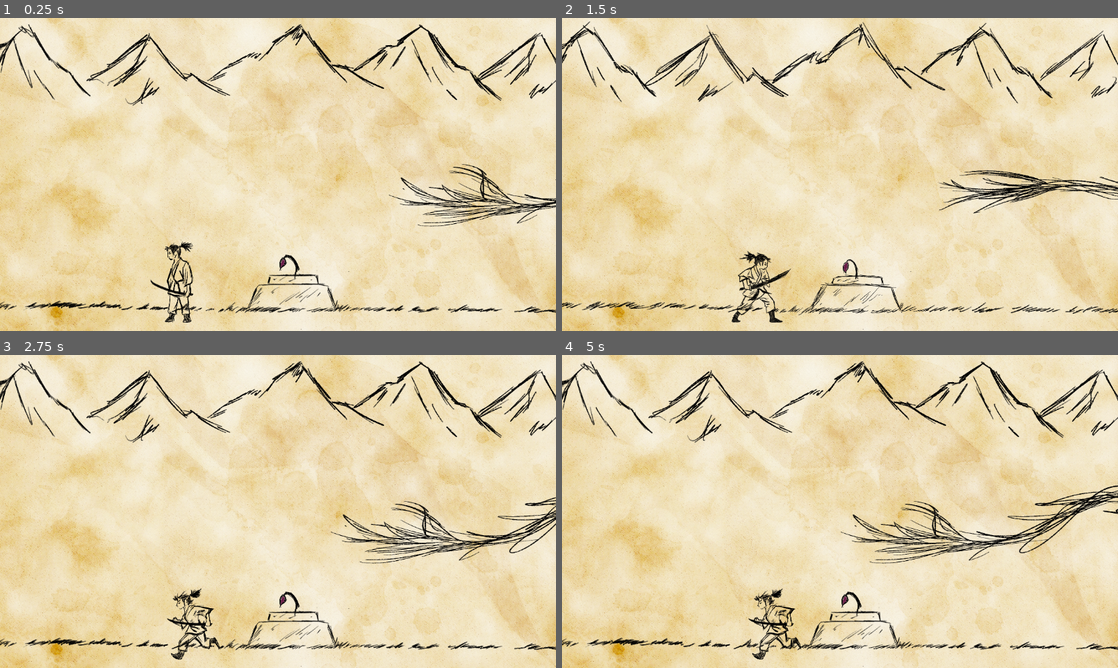
Above: before the commit, frames 1-4 (two rows, left to right).
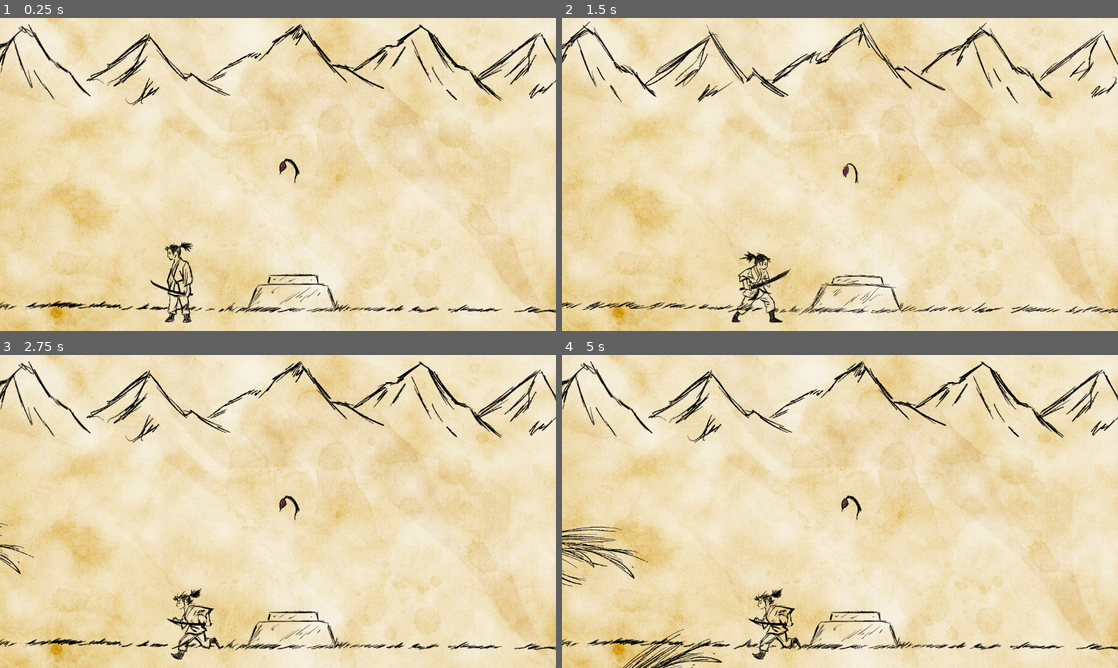
Above: after the commit, the same moments.

Repository: fabio98p/Godot_GuardianOfSpring
Game: Godot game, scene res://Level/level.tscn
Same seed, same stepped clock (60 frames per second), same inputs: the game is played once before the commit and once after it. This scene is started directly instead of the project's main scene. The engine's default icon, where the game draws it, is replaced by a stand-in: a white triangle on a blue panel in a dark square. Sound files missing from this copy of the repository are replaced by a short silence.
Inputs (mouse positions are in pixels of both pictures, inside the frame that each line leads up to):
- Up to frame 1 (0.25 s): no input
- Up to frame 2 (1.5 s): move the mouse to (962, 158) at 0.52 s; press the mouse at (962, 158) at 0.53 s; hold D (Right) from 0.53 s (still down); tap W (Jump) at 0.77 s; move the mouse to (728, 190) at 1.27 s; release the mouse at (728, 190) at 1.28 s; click (728, 190) at 1.35 s
- Up to frame 3 (2.75 s): tap W (Jump) at 1.52 s; move the mouse to (333, 442) at 2.02 s; release D (Right) at 2.03 s; press the mouse at (333, 442) at 2.03 s; hold A (Left) from 2.03 s (still down)
- Up to frame 4 (5 s): move the mouse to (812, 574) at 2.77 s; release A (Left) at 2.78 s; release the mouse at (812, 574) at 2.78 s; hold D (Right) 2.78-4.28 s; click (812, 574) at 2.85 s; tap W (Jump) at 3.02, 3.77, 4.52 s; move the mouse to (1006, 558) at 3.52 s; press the mouse at (1006, 558) at 3.53 s; move the mouse to (673, 464) at 4.27 s; release the mouse at (673, 464) at 4.28 s; hold A (Left) from 4.28 s (still down); click (673, 464) at 4.35 s

The runs differ from the first frame. In frame 1, 1.6% of the frame differs, in the area x 50-100%, y 44-100%; in frame 2, 1.4%; in frame 3, 2.3%; in frame 4, 3.8%, in the area x 0-100%, y 41-100%.

Commit message:
spawn enemies

Diff:
--- a/Level/Scenes/enemy.gd
+++ b/Level/Scenes/enemy.gd
@@ -2,16 +2,19 @@
 
 var vulnerable:bool
 @export var velocity:float
+@onready var animation_player: AnimationPlayer = $AnimationPlayer
 
 # Called when the node enters the scene tree for the first time.
 func _ready() -> void:
-	pass # Replace with function body.
+	_change_enemies_animation()
 
 
 # Called every frame. 'delta' is the elapsed time since the previous frame.
 func _process(delta: float) -> void:
 	if !GameController.loseGame:
 		if vulnerable and GameController.emit_damage:
+			await get_tree().create_timer(0.3).timeout
+			queue_free()
 			print("nemico colpito dal process")
 
 		position -= transform.x * velocity * delta
@@ -24,3 +27,11 @@
 func _on_area_2d_area_exited(area: Area2D) -> void:
 	vulnerable = false
 	 # Replace with function body.
+
+func _change_enemies_animation():
+	var rng = RandomNumberGenerator.new()
+	var my_random_number = rng.randf_range(-10.0, 10.0)
+	if my_random_number >= 0:
+		animation_player.play("new_animation")
+	else:
+		animation_player.play("nemico2")
--- a/Level/Scenes/flower/flower.tscn
+++ b/Level/Scenes/flower/flower.tscn
@@ -121,6 +121,7 @@
 collision_mask = 4
 
 [node name="CollisionShape2D" type="CollisionShape2D" parent="Area2D"]
+position = Vector2(0, -40)
 shape = SubResource("CircleShape2D_bewu3")
 
 [node name="AnimationPlayer" type="AnimationPlayer" parent="."]
--- a/Level/level.gd
+++ b/Level/level.gd
@@ -10,9 +10,35 @@
 signal changeFlowerStatusSignal
 @onready var ambient: AudioStreamPlayer2D = $Ambient
 @onready var win_game: AudioStreamPlayer2D = $WinGame
+@export var enemy_scene: PackedScene
+#@export var spawnEnemyPos: Vector2
+var spawnEnemyPos := [
+
+	{
+		"posX" : 1451.0,
+		"posY" : 508,
+		"rot" : 0.0,
+	},
+	{
+		"posX" : 1361.0,
+		"posY" : 831.0,
+		"rot" : 27.4,
+	},
+	{
+		"posX" : -45.0,
+		"posY" : 847.0,
+		"rot" : 150.8,
+	},
+	{
+		"posX" : -319.0,
+		"posY" : 425.0,
+		"rot" : 185.1,
+	},
+]
 
 # Called when the node enters the scene tree for the first time.
 func _ready() -> void:
+	timer_spawn_enemies()
 	time_countdown.endTimer.connect(Callable(self, "_changeWave"))
 	changeFlowerStatusSignal.emit()
 
@@ -44,6 +70,7 @@
 	if GameController.numberOfWave == 3:
 		ambient.stop()
 		win_game.play()
+
 #		animazione della telecamera dopo animazione fiore che brilla qualche secondo e transizione in alto
 		await get_tree().create_timer(4.0).timeout
 		fine_livello.play("test prova")
@@ -60,3 +87,23 @@
 	GameController.loseGame = false
 	prevEndGame = false
 	get_tree().reload_current_scene()
+
+func spawn_enemies(velocita, enemyPos:Vector2, enemyRot):
+	if !GameController.loseGame:
+		var enemies = enemy_scene.instantiate()
+
+		#dire velocità dello spostamento
+		enemies.velocity = velocita
+
+		add_child(enemies)
+		enemies.position = enemyPos
+		enemies.rotation_degrees = enemyRot
+
+func timer_spawn_enemies():
+	await get_tree().create_timer(2.0).timeout
+	while !GameController.loseGame:
+		await get_tree().create_timer(1.0).timeout
+		var rng = RandomNumberGenerator.new()
+		rng.randomize()
+		var num = rng.randi_range(0, 3)
+		spawn_enemies(60, Vector2(spawnEnemyPos[num].posX, spawnEnemyPos[num].posY), spawnEnemyPos[num].rot )
--- a/Level/level.tscn
+++ b/Level/level.tscn
@@ -118,6 +118,7 @@
 [node name="Level" type="Node2D"]
 script = ExtResource("1_uawph")
 timeLastWave = 5.0
+enemy_scene = ExtResource("11_1teg4")
 
 [node name="sfondo" type="Sprite2D" parent="."]
 position = Vector2(577, 322)
@@ -143,7 +144,7 @@
 texture = ExtResource("4_22cqp")
 
 [node name="Flower" parent="." instance=ExtResource("5_iincs")]
-position = Vector2(602, 516)
+position = Vector2(602, 317)
 scale = Vector2(0.53, 0.53)
 
 [node name="Player" parent="." instance=ExtResource("1_o6mkr")]
@@ -208,7 +209,8 @@
 autoplay = true
 
 [node name="Enemy" parent="." instance=ExtResource("11_1teg4")]
-position = Vector2(1179, 330)
+position = Vector2(-424, 412)
+rotation = 3.2306
 velocity = 60.0
 
 [node name="LoseGame" type="AudioStreamPlayer2D" parent="."]
